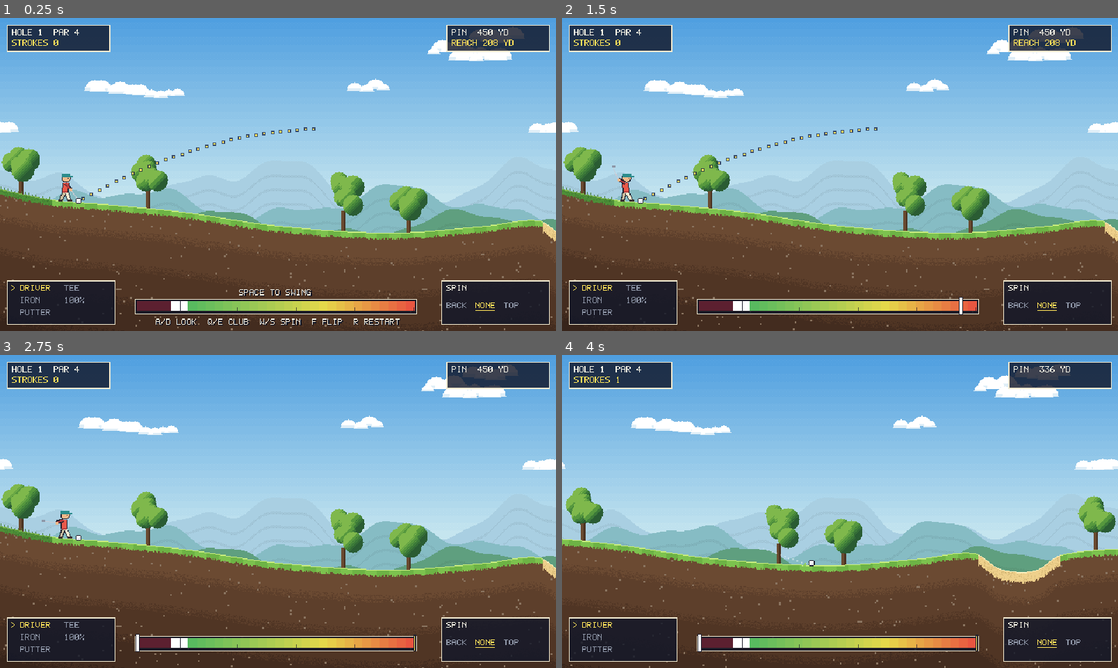
Above: before the commit, frames 1-4 (two rows, left to right).
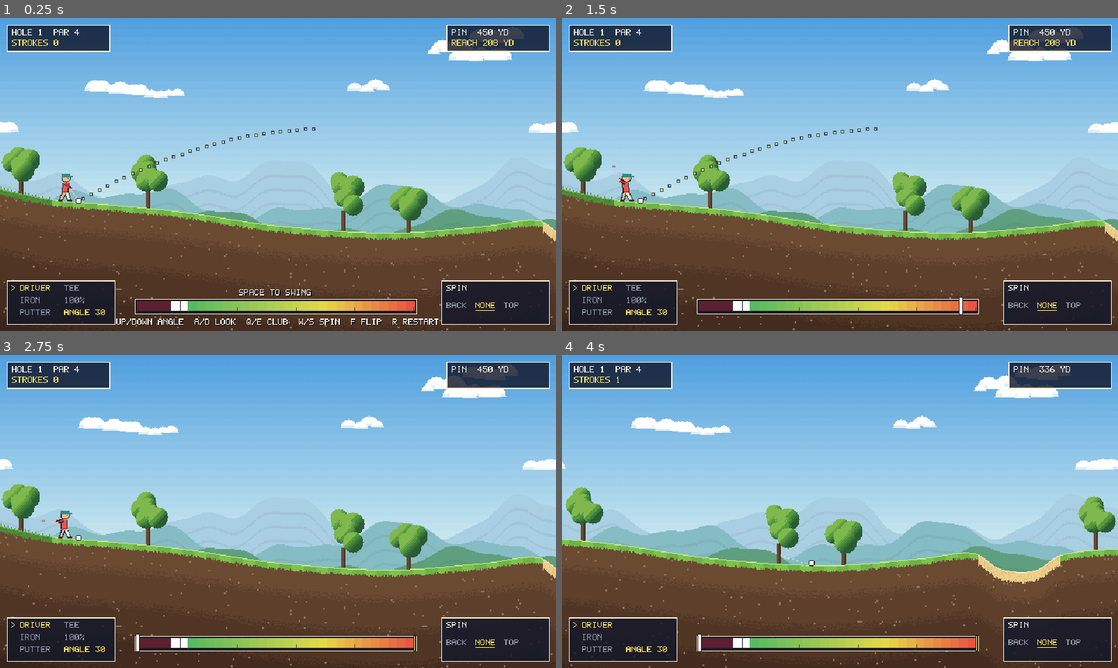
Above: after the commit, the same moments.

Repository: napalmcookies1337-hash/Golferino
Game: Godot game, scene res://scenes/main.tscn
Two runs of this game, one before a commit and one after it. Both use one fixed random seed, a clock stepped at 60 frames per second and the inputs below.
Inputs (mouse positions are in pixels of both pictures, inside the frame that each line leads up to):
- Up to frame 1 (0.25 s): no input
- Up to frame 2 (1.5 s): tap Enter at 0.5 s; move the mouse to (962, 158) at 0.52 s; hold Right 0.53-1.28 s; hold 1 (club_1) 0.53-1.28 s; click (962, 158) at 0.67 s; tap 2 (club_2) at 0.8, 1.35 s; move the mouse to (728, 190) at 1.27 s; hold S (spin_down) from 1.28 s (still down)
- Up to frame 3 (2.75 s): tap 3 (club_3) at 1.55 s; move the mouse to (333, 442) at 2.02 s; release S (spin_down) at 2.03 s; hold Right from 2.03 s (still down); hold 3 (club_3) from 2.03 s (still down); tap E (club_next) at 2.3 s
- Up to frame 4 (4 s): move the mouse to (812, 574) at 2.77 s; release Right at 2.78 s; release 3 (club_3) at 2.78 s; hold W (spin_up) 2.78-3.53 s; tap E (club_next) at 2.85 s; click (812, 574) at 2.92 s; tap Q (club_prev) at 3.05 s; move the mouse to (1006, 558) at 3.52 s; hold Left from 3.53 s (still down); hold Q (club_prev) from 3.53 s (still down); tap Space (swing) at 3.8 s

The runs differ from the first frame. In frame 1, 0.8% of the frame differs, in the area x 11-79%, y 93-99%; in frame 2, less than 0.1%; in frame 3, less than 0.1%; in frame 4, less than 0.1%.

Commit message:
Add adjustable launch angle
Hold Up/Down to set the angle within per-club limits. Spin moves to W/S and Y/B.

Diff:
--- a/data/clubs/driver.tres
+++ b/data/clubs/driver.tres
@@ -8,5 +8,7 @@
 display_name = "DRIVER"
 max_speed = 322.0
 loft_deg = 30.0
+min_angle_deg = 10.0
+max_angle_deg = 45.0
 is_putter = false
 draw_length = 16.0
--- a/data/clubs/iron.tres
+++ b/data/clubs/iron.tres
@@ -8,5 +8,7 @@
 display_name = "IRON"
 max_speed = 253.0
 loft_deg = 45.0
+min_angle_deg = 15.0
+max_angle_deg = 75.0
 is_putter = false
 draw_length = 13.0
--- a/data/clubs/putter.tres
+++ b/data/clubs/putter.tres
@@ -8,5 +8,7 @@
 display_name = "PUTTER"
 max_speed = 150.0
 loft_deg = 0.0
+min_angle_deg = 0.0
+max_angle_deg = 0.0
 is_putter = true
 draw_length = 12.0
--- a/scripts/game/controls.gd
+++ b/scripts/game/controls.gd
@@ -10,8 +10,10 @@
 	_add("club_1", [KEY_1], [])
 	_add("club_2", [KEY_2], [])
 	_add("club_3", [KEY_3], [])
-	_add("spin_up", [KEY_W, KEY_UP], [JOY_BUTTON_DPAD_UP])
-	_add("spin_down", [KEY_S, KEY_DOWN], [JOY_BUTTON_DPAD_DOWN])
+	_add("aim_up", [KEY_UP], [JOY_BUTTON_DPAD_UP])
+	_add("aim_down", [KEY_DOWN], [JOY_BUTTON_DPAD_DOWN])
+	_add("spin_up", [KEY_W], [JOY_BUTTON_Y])
+	_add("spin_down", [KEY_S], [JOY_BUTTON_B])
 	_add("look_left", [KEY_A, KEY_LEFT], [JOY_BUTTON_DPAD_LEFT], JOY_AXIS_LEFT_X, -1.0)
 	_add("look_right", [KEY_D, KEY_RIGHT], [JOY_BUTTON_DPAD_RIGHT], JOY_AXIS_LEFT_X, 1.0)
 	_add("flip", [KEY_F], [JOY_BUTTON_X])
--- a/scripts/game/hole_game.gd
+++ b/scripts/game/hole_game.gd
@@ -14,6 +14,8 @@
 const PENALTY_TIME := 1.3
 const PREVIEW_STEP := 1.0 / 60.0
 const PREVIEW_MAX_STEPS := 600
+## How fast holding the aim control changes the launch angle, degrees per second.
+const AIM_RATE := 30.0
 
 var hole: HoleData
 var terrain: Terrain
@@ -23,6 +25,8 @@
 var club_index: int = 0
 ## -1 backspin, 0 none, 1 topspin.
 var spin: int = 0
+## Launch angle for the next shot, degrees above level.
+var aim_angle: float = 0.0
 ## 1 hits toward +x, -1 hits toward -x.
 var facing: int = 1
 var phase: int = Phase.AIM
@@ -75,13 +79,23 @@
 	if phase != Phase.AIM:
 		return
 	club_index = posmod(club_index + step_by, clubs.size())
-	_preview_dirty = true
+	_reset_aim()
 
 
 func select_club(index: int) -> void:
 	if phase != Phase.AIM or index < 0 or index >= clubs.size():
 		return
 	club_index = index
+	_reset_aim()
+
+
+## Raises (direction 1) or lowers (direction -1) the launch angle while held.
+func adjust_aim(direction: float, dt: float) -> void:
+	if phase != Phase.AIM or current_club().is_putter:
+		return
+	var club: ClubData = current_club()
+	aim_angle = clampf(
+			aim_angle + direction * AIM_RATE * dt, club.min_angle_deg, club.max_angle_deg)
 	_preview_dirty = true
 
 
@@ -165,7 +179,7 @@
 
 func _strike() -> void:
 	var shot: Dictionary = ShotCalc.compute(
-			current_club(), meter.power, meter.accuracy, spin, facing, lie_power())
+			current_club(), meter.power, meter.accuracy, spin, facing, lie_power(), aim_angle)
 	strokes += 1
 	_last_spot_x = ball.pos.x
 	last_quality = str(shot["quality"])
@@ -179,8 +193,13 @@
 	_pick_club_for_lie()
 	if current_club().is_putter:
 		spin = 0
-	_preview_dirty = true
+	_reset_aim()
 	_set_phase(Phase.AIM)
+
+
+func _reset_aim() -> void:
+	aim_angle = current_club().loft_deg
+	_preview_dirty = true
 
 
 # Offers a sensible club so most shots need no menu input. The player can change it.
@@ -208,7 +227,8 @@
 func _build_preview() -> Dictionary:
 	var sim := BallSim.new(terrain)
 	sim.place(ball.pos.x)
-	var shot: Dictionary = ShotCalc.compute(current_club(), 1.0, 0.0, spin, facing, lie_power())
+	var shot: Dictionary = ShotCalc.compute(
+			current_club(), 1.0, 0.0, spin, facing, lie_power(), aim_angle)
 	sim.launch(shot["velocity"], float(shot["spin"]))
 	var path := PackedVector2Array()
 	var is_putt: bool = current_club().is_putter
--- a/scripts/golf/club_data.gd
+++ b/scripts/golf/club_data.gd
@@ -6,7 +6,10 @@
 @export var display_name: String = ""
 ## Launch speed at full power, px/s.
 @export var max_speed: float = 250.0
+## The angle a shot starts at. The player can change it within the limits below.
 @export var loft_deg: float = 45.0
+@export var min_angle_deg: float = 15.0
+@export var max_angle_deg: float = 75.0
 ## Putters roll along the ground instead of launching.
 @export var is_putter: bool = false
 ## Length of the club in the golfer drawing, px.
--- a/scripts/golf/shot_calc.gd
+++ b/scripts/golf/shot_calc.gd
@@ -11,12 +11,13 @@
 
 
 ## Range grows with speed squared, so taking the square root makes half power
-## travel about half as far.
+## travel about half as far. A negative angle_deg means the club's default loft.
 static func compute(
-		club: ClubData, power: float, accuracy: float, spin: int, facing: int, lie_power: float
+		club: ClubData, power: float, accuracy: float, spin: int, facing: int, lie_power: float,
+		angle_deg: float = -1.0
 ) -> Dictionary:
 	var speed: float = club.max_speed * sqrt(clampf(power * lie_power, 0.0, 1.0))
-	var angle: float = club.loft_deg
+	var angle: float = club.loft_deg if angle_deg < 0.0 else angle_deg
 
 	if club.is_putter:
 		speed *= 1.0 - PUTT_SPEED_ERROR * accuracy
--- a/scripts/main.gd
+++ b/scripts/main.gd
@@ -81,6 +81,9 @@
 
 
 func _physics_process(delta: float) -> void:
+	var aim_input: float = Input.get_axis("aim_down", "aim_up")
+	if aim_input != 0.0:
+		game.adjust_aim(aim_input, delta)
 	game.tick(delta)
 
 
--- a/scripts/view/hud.gd
+++ b/scripts/view/hud.gd
@@ -95,6 +95,9 @@
 	if game.ball.state == BallSim.State.RESTING and surface.has("name"):
 		PixelFont.draw(self, str(surface["name"]), Vector2(74, 307), DIM)
 		PixelFont.draw(self, "%d%%" % lie_percent, Vector2(74, 321), DIM)
+	if not game.current_club().is_putter:
+		var angle_text: String = "ANGLE %d" % int(round(game.aim_angle))
+		PixelFont.draw(self, angle_text, Vector2(74, 335), ACCENT)
 
 
 func _draw_spin_panel() -> void:
@@ -161,7 +164,7 @@
 func _draw_hint() -> void:
 	if game.phase == HoleGame.Phase.AIM:
 		PixelFont.draw_centered(
-				self, "A/D LOOK  Q/E CLUB  W/S SPIN  F FLIP  R RESTART",
+				self, "UP/DOWN ANGLE  A/D LOOK  Q/E CLUB  W/S SPIN  F FLIP  R RESTART",
 				SCREEN_WIDTH / 2.0, 346.0, TEXT)
 
 
--- a/tests/test_runner.gd
+++ b/tests/test_runner.gd
@@ -29,6 +29,9 @@
 	_test_auto_club_on_green()
 	_test_auto_club_in_sand()
 	_test_club_ranges()
+	_test_aim_angle_rules()
+	_test_aim_angle_changes_shot()
+	_test_aim_bindings()
 	_test_bot_finishes_hole()
 	print("%d passed, %d failed" % [_passed, _failed])
 	get_tree().quit(1 if _failed > 0 else 0)
@@ -317,6 +320,79 @@
 	_check(game.current_club().id == "iron", "sand offers the iron, even from long range")
 	var reach: float = absf(Vector2(game.preview()["landing"]).x - game.ball.pos.x)
 	_check(reach > 100.0, "the iron escapes the bunker (%.0f)" % reach)
+
+
+func _test_aim_angle_rules() -> void:
+	var game: HoleGame = _game()
+	_check(is_equal_approx(game.aim_angle, 30.0), "aim starts at the driver's loft")
+
+	game.adjust_aim(1.0, 0.5)
+	_check(is_equal_approx(game.aim_angle, 30.0 + HoleGame.AIM_RATE * 0.5), "holding up raises the angle")
+	game.adjust_aim(1.0, 60.0)
+	_check(is_equal_approx(game.aim_angle, game.current_club().max_angle_deg), "angle stops at the club's maximum")
+	game.adjust_aim(-1.0, 60.0)
+	_check(is_equal_approx(game.aim_angle, game.current_club().min_angle_deg), "angle stops at the club's minimum")
+
+	game.select_club(1)
+	_check(is_equal_approx(game.aim_angle, 45.0), "changing club resets to its loft")
+	game.select_club(2)
+	game.adjust_aim(1.0, 1.0)
+	_check(is_zero_approx(game.aim_angle), "putts stay on the ground")
+
+	game.select_club(1)
+	game.press_swing()
+	var before: float = game.aim_angle
+	game.adjust_aim(1.0, 1.0)
+	_check(is_equal_approx(game.aim_angle, before), "the angle locks once the swing starts")
+
+
+func _test_aim_angle_changes_shot() -> void:
+	var game: HoleGame = _game()
+	game.select_club(1)
+	var base_reach: float = Vector2(game.preview()["landing"]).x
+	game.adjust_aim(1.0, 0.8)
+	var high_angle: float = game.aim_angle
+	var high_reach: float = Vector2(game.preview()["landing"]).x
+	_check(high_reach < base_reach, "a steeper iron lands shorter, and the preview shows it")
+
+	# The angle must reach the real shot, not only the preview.
+	game.strike_with(1.0, 0.0)
+	var launch_angle: float = rad_to_deg(_elevation(game.ball.vel))
+	_check(absf(launch_angle - high_angle) < 0.01, "the shot launches at the aimed angle (%.1f)" % launch_angle)
+
+	var low: Vector2 = ShotCalc.compute(_club("iron"), 1.0, 0.0, 0, 1, 1.0, 20.0)["velocity"]
+	var low_popped: Vector2 = ShotCalc.compute(_club("iron"), 1.0, 1.0, 0, 1, 1.0, 20.0)["velocity"]
+	_check(_elevation(low_popped) > _elevation(low), "misses still apply on top of the chosen angle")
+
+	var after: HoleGame = _game()
+	after.adjust_aim(1.0, 0.5)
+	after.strike_with(0.3, 0.0)
+	var guard: int = 0
+	while after.phase != HoleGame.Phase.AIM and guard < 4000:
+		after.tick(DT)
+		guard += 1
+	_check(is_equal_approx(after.aim_angle, after.current_club().loft_deg), "the next shot starts at the club's loft")
+
+
+func _test_aim_bindings() -> void:
+	Controls.register()
+	var up := InputEventKey.new()
+	up.physical_keycode = KEY_UP
+	up.pressed = true
+	_check(up.is_action_pressed("aim_up"), "the up arrow raises the angle")
+	_check(not up.is_action_pressed("spin_up"), "the up arrow no longer changes spin")
+	var w := InputEventKey.new()
+	w.physical_keycode = KEY_W
+	w.pressed = true
+	_check(w.is_action_pressed("spin_up"), "W still changes spin")
+	var dpad := InputEventJoypadButton.new()
+	dpad.button_index = JOY_BUTTON_DPAD_UP
+	dpad.pressed = true
+	_check(dpad.is_action_pressed("aim_up"), "controller d-pad up raises the angle")
+	var y_button := InputEventJoypadButton.new()
+	y_button.button_index = JOY_BUTTON_Y
+	y_button.pressed = true
+	_check(y_button.is_action_pressed("spin_up"), "controller Y changes spin")
 
 
 func _test_club_ranges() -> void:
Not shown, changed: DESIGN.md
